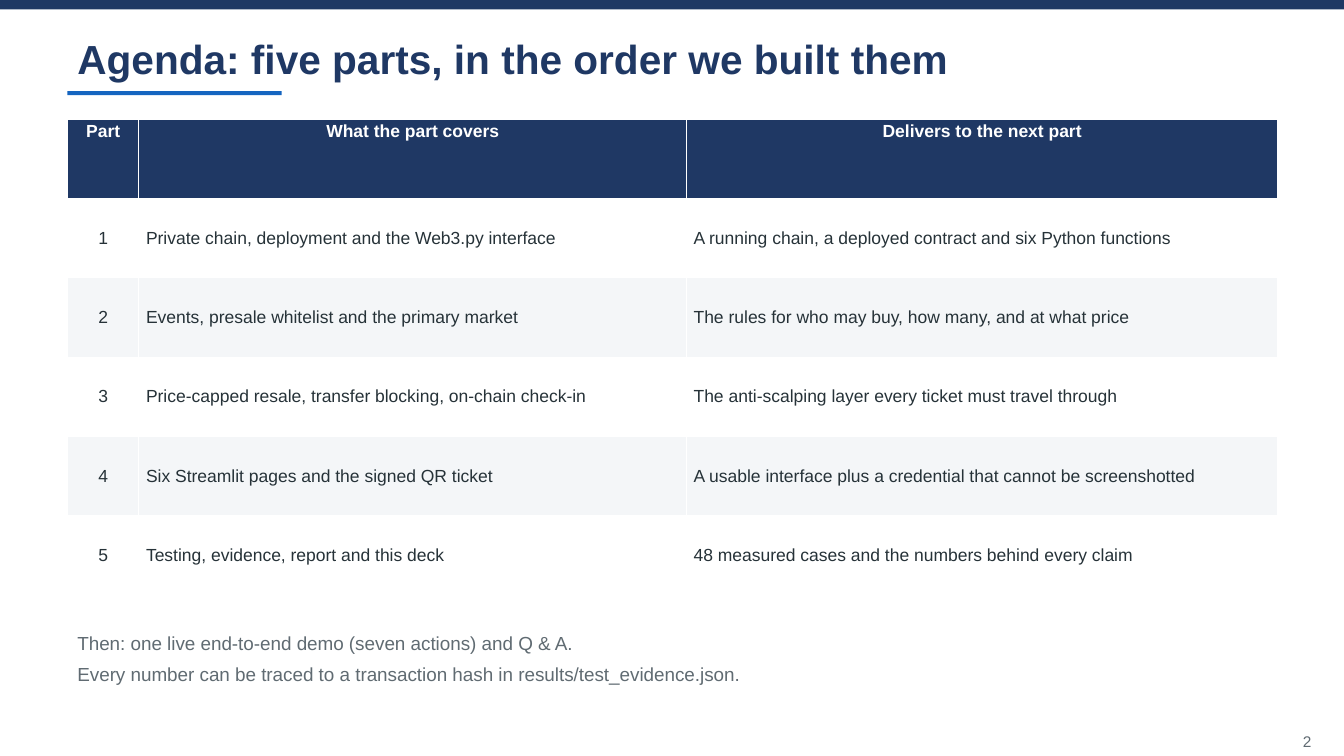
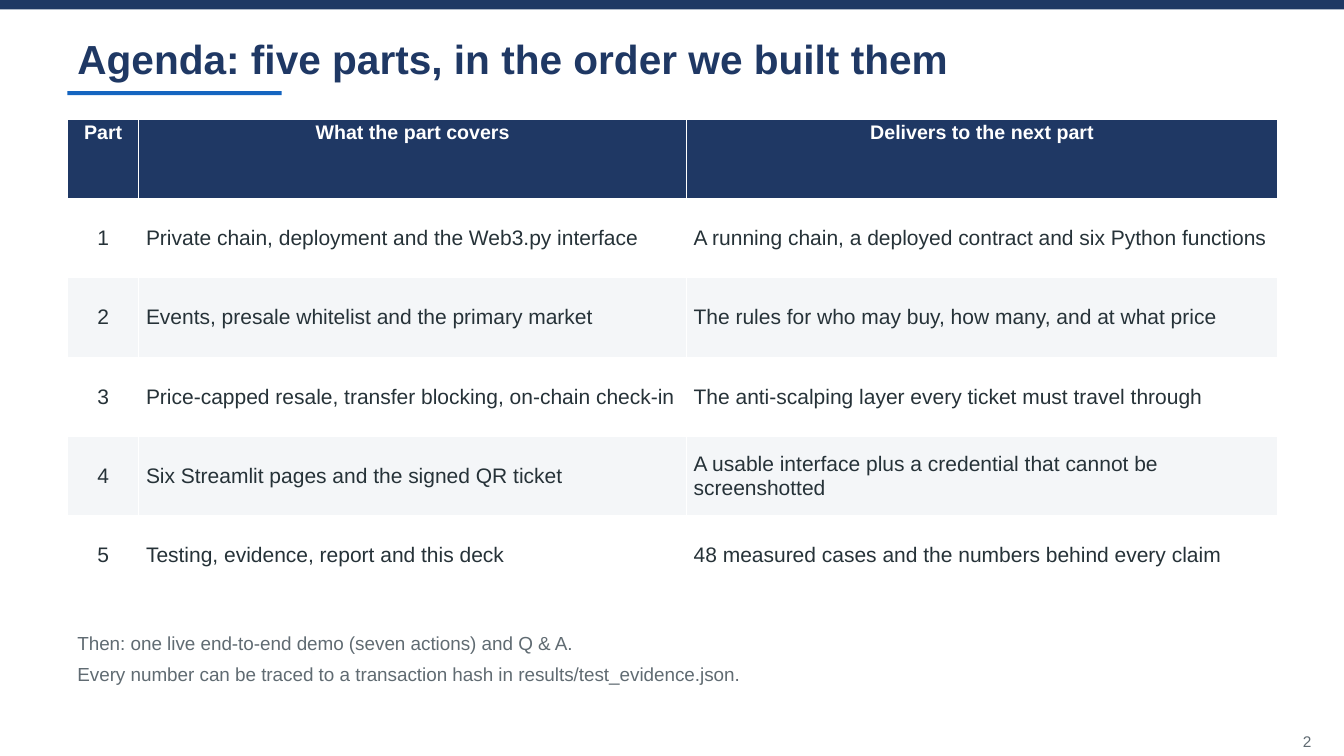
Before and after one commit to wangzai-dao/FTEC5520_AntiScalping, a slide deck: slide 2 of presentation/final_presentation.pptx. Drawn at 1344x756 pixels with LibreOffice and Linux fonts; fonts in the diff are those of the drawing. Boxes give left, top, right and bottom in pixels: in the first picture for what was removed or moved away, otherwise in the second. Text is boxed around its words. In the diff, an @@ line names an element or a change of style, - is before the commit and + after.

```diff
--- a/presentation/final_presentation.pptx
+++ b/presentation/final_presentation.pptx
@@ table at [68,119,1278,595] @@
@@ size 12.5 to 14 pt in "Part", "What the part covers", "Delivers to the next part" @@
@@ size 12.5 to 15 pt @@
```
Also in this commit, not shown: 6 other slides changed, 1 other file.
